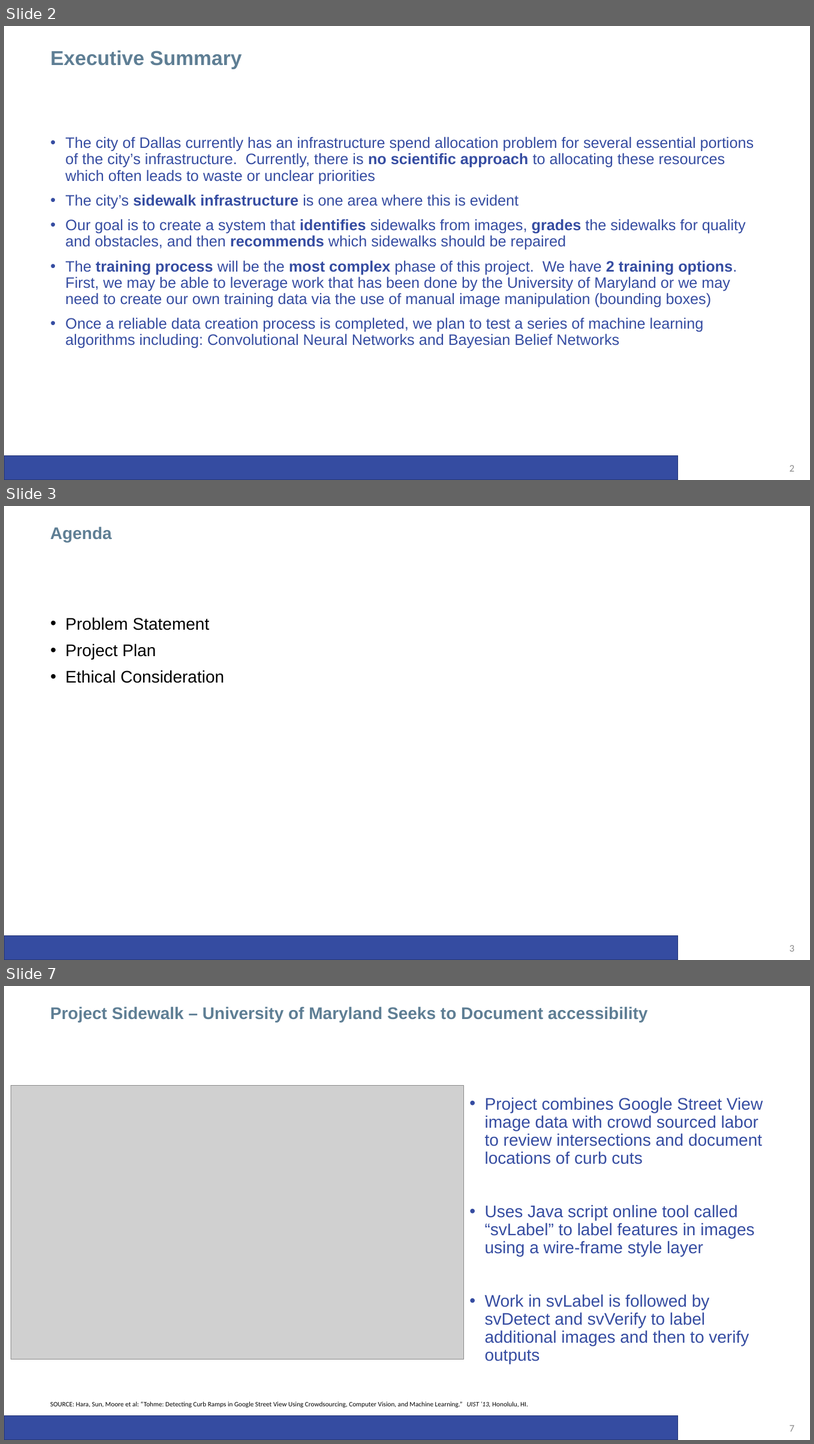
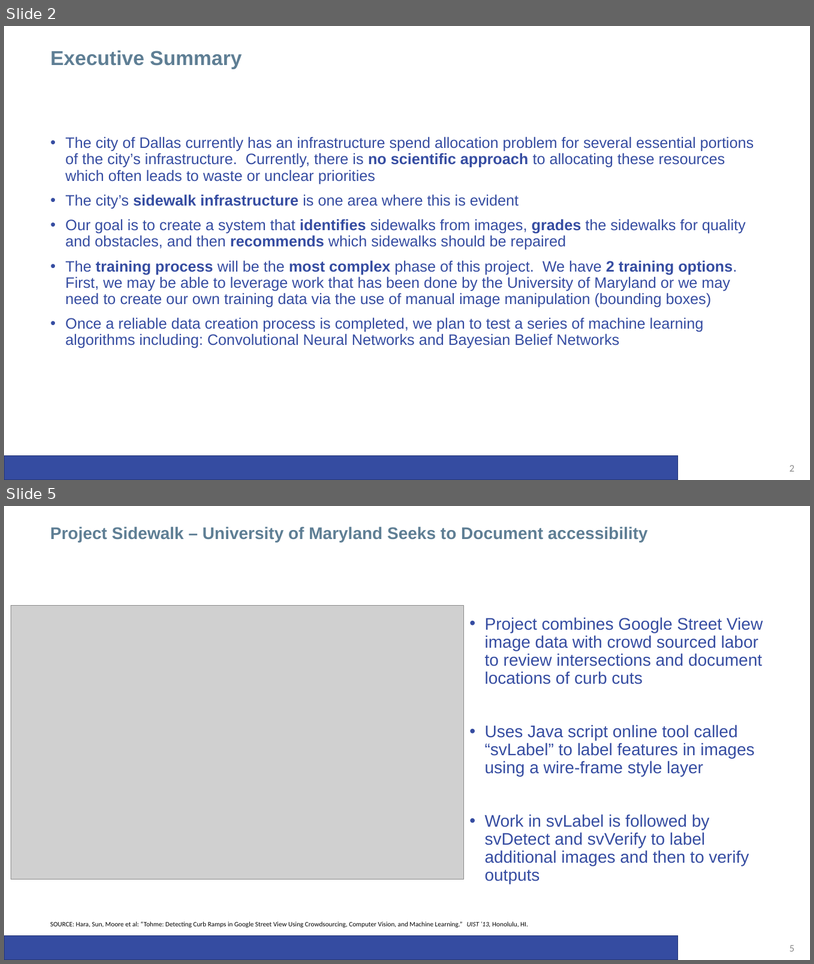
Before and after one commit to anabbott/CapstoneProject, a slide deck: CafeTalks/20170604_CafeTalkIPresentation_v03.pptx. Shown one above the other, each under a label of ours: slides 2, 3 and 7 before the commit, slides 2 and 5 after it; the slides between them are not shown. The pictures are 814x1444 and 814x964 pixels, drawn with LibreOffice and Linux fonts; fonts in the diff are those of the drawing; grey boxes stand for pictures; background and template pictures are left out. Boxes give left, top, right and bottom in pixels: in the first picture for what was removed or moved away, otherwise in the second. Text is boxed around its words. In the diff, an @@ line names an element or a change of style, - is before the commit and + after.

```diff
--- a/CafeTalks/20170604_CafeTalkIPresentation_v03.pptx
+++ b/CafeTalks/20170604_CafeTalkIPresentation_v03.pptx
@@ slide 3 removed at (4, 506, 810, 960), background #FFFFFF; not listed: 1 template element that a slide beside it also shows @@
@@ text removed at (50, 526, 112, 542) @@
-Agenda
@@ text removed at (65, 617, 224, 683) @@
-• Problem Statement
-• Project Plan
-• Ethical Consideration
@@ page number removed at (790, 945, 795, 951) @@
-3
@@ what was slide 7 is now slide 5 @@
@@ page number at (790, 945, 795, 951): text changed @@
-7
+5
```
Also in this commit, not shown: 7 slides changed, 1 slide added.
